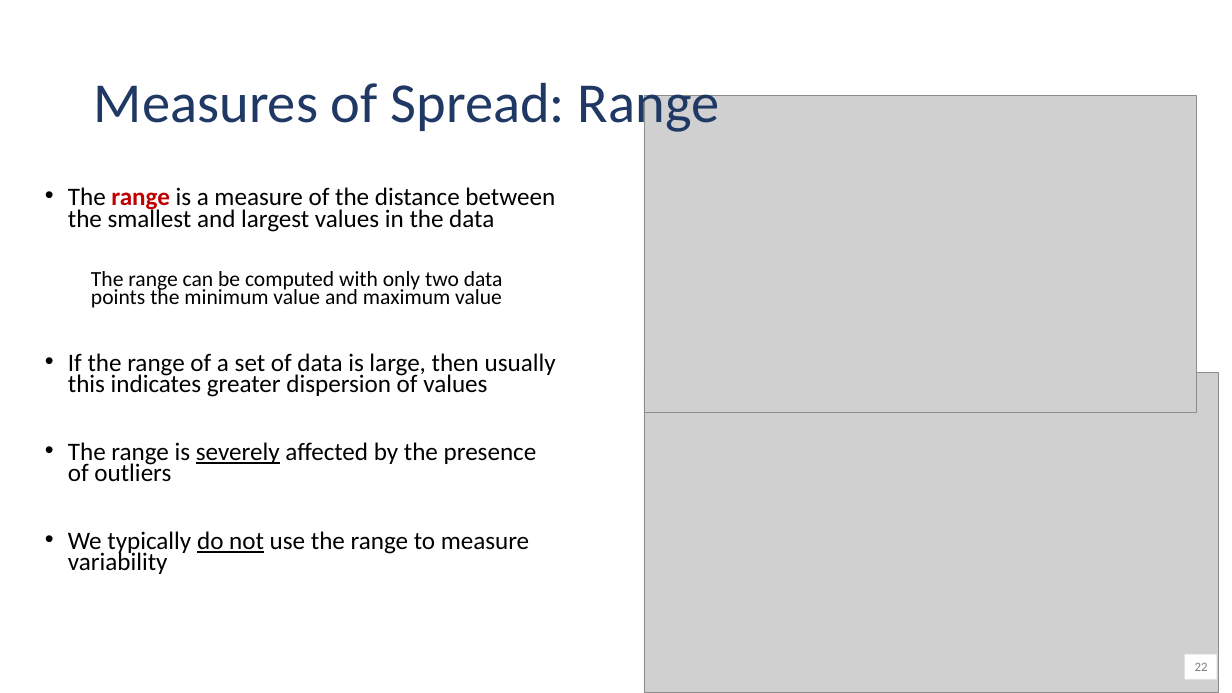
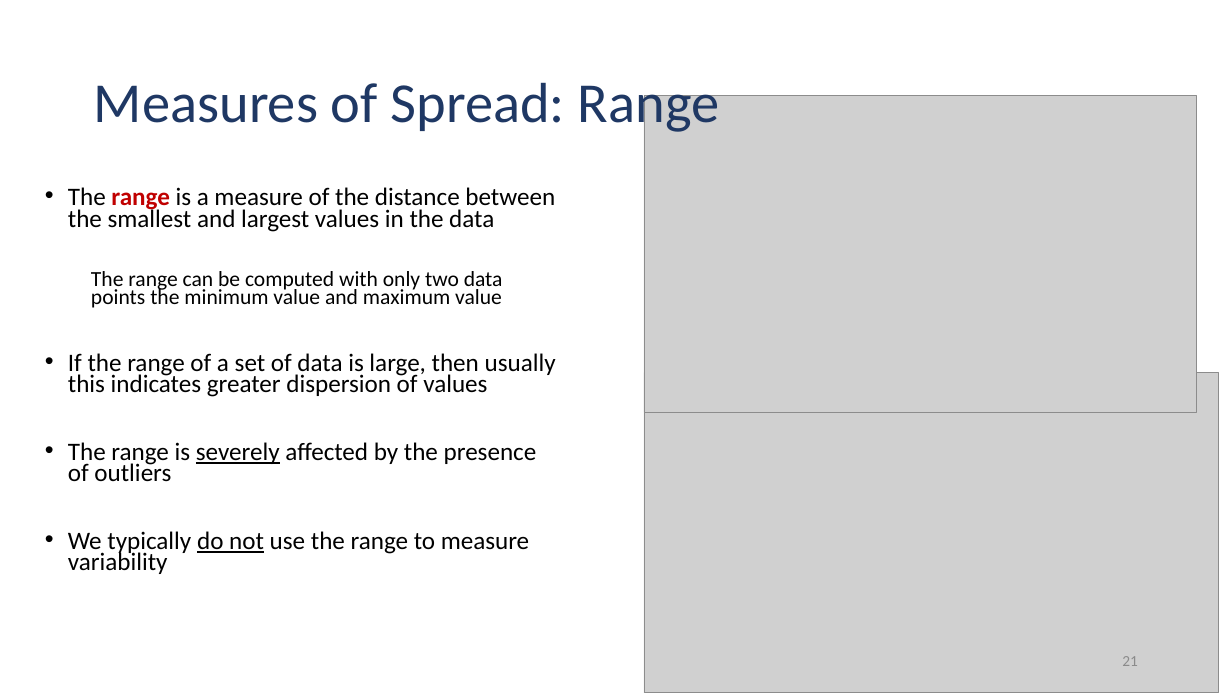
Before and after one commit to Jarred6068/Kvamme_UI_STAT251, a slide deck: slide 21 of docs/lecture_slides/Week 2/Week2_Lecture5_slides_1_19_2024.pptx (slide 22 before the commit). Drawn at 1232x693 pixels with LibreOffice and Linux fonts; fonts in the diff are those of the drawing; grey boxes stand for pictures. Boxes give left, top, right and bottom in pixels: in the first picture for what was removed or moved away, otherwise in the second. Text is boxed around its words. In the diff, an @@ line names an element or a change of style, - is before the commit and + after.

```diff
--- a/docs/lecture_slides/Week 2/Week2_Lecture5_slides_1_19_2024.pptx
+++ b/docs/lecture_slides/Week 2/Week2_Lecture5_slides_1_19_2024.pptx
@@ page number added at [1122, 656, 1138, 666], 12 pt, text #8C8C8C @@
+21
@@ rectangle removed at [1185, 654, 1217, 679] @@
-22
```
Also in this commit, not shown: 29 other slides changed, 3 slides added, 4 slides removed, 1 other file.
